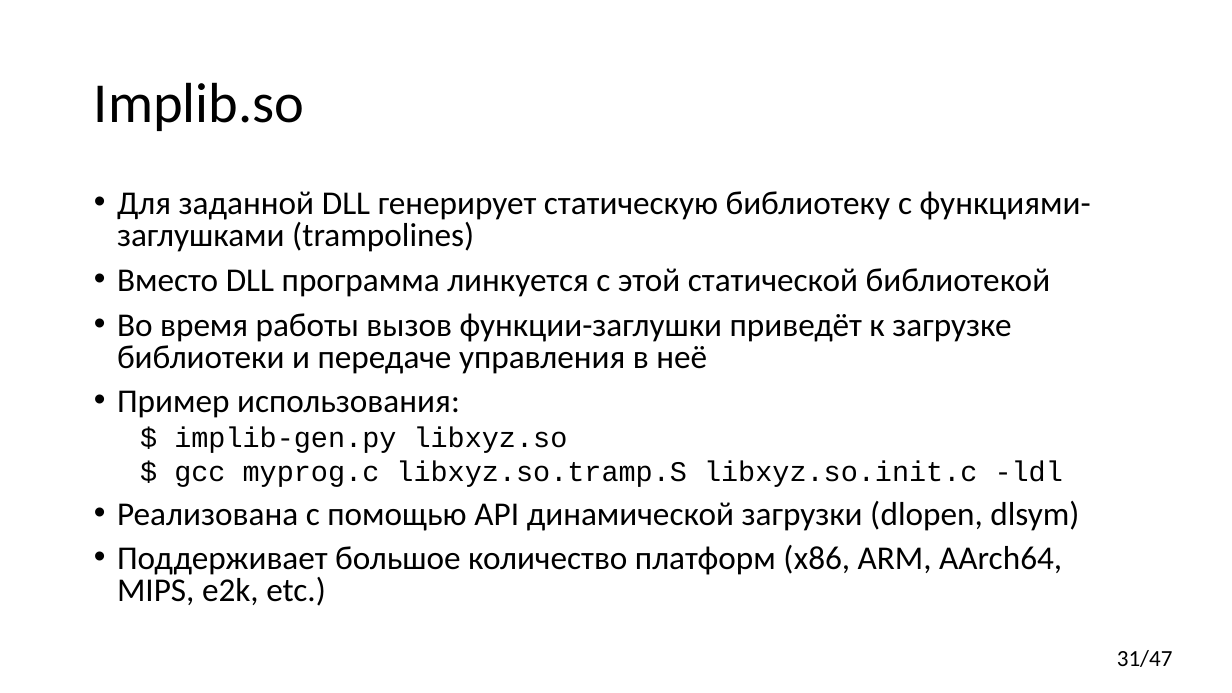
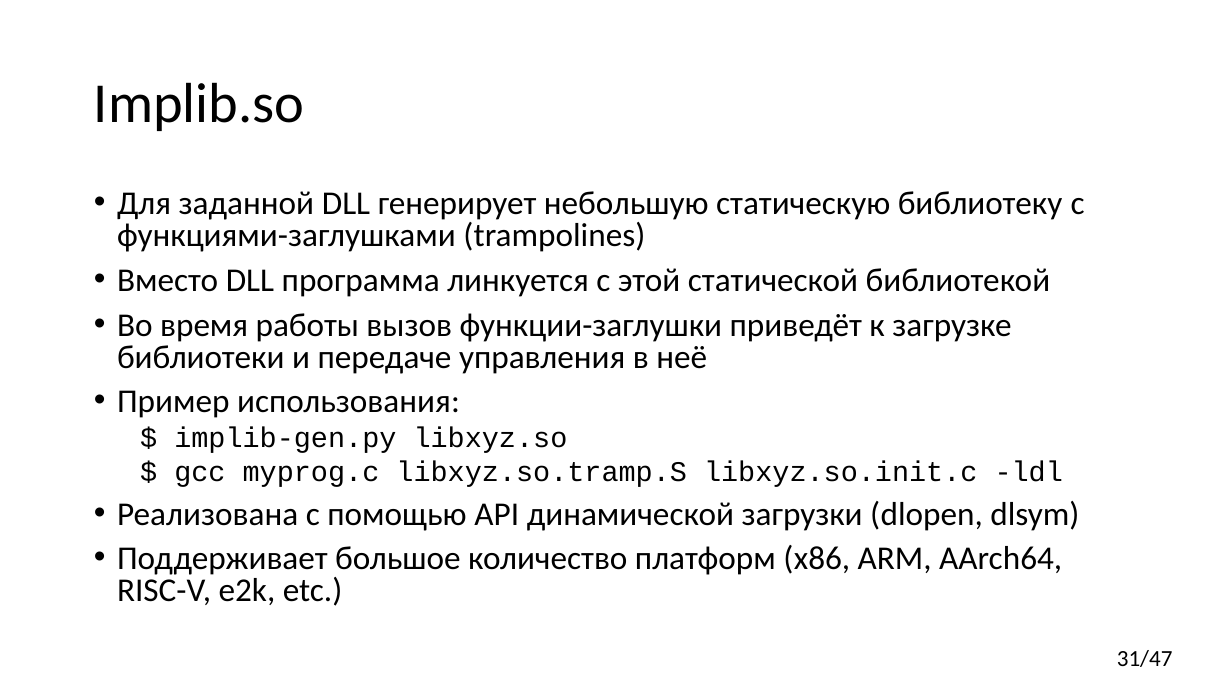
Before and after one commit to yugr/CppRussia, a slide deck: slide 31 of 2024/RU.pptx. Drawn at 1232x693 pixels with LibreOffice and Linux fonts; fonts in the diff are those of the drawing. Boxes give left, top, right and bottom in pixels: in the first picture for what was removed or moved away, otherwise in the second. Text is boxed around its words. In the diff, an @@ line names an element or a change of style, - is before the commit and + after.

```diff
--- a/2024/RU.pptx
+++ b/2024/RU.pptx
@@ text at box(117, 191, 1085, 252): text changed @@
-• Для заданной DLL генерирует статическую библиотеку c функциями-заглушками (trampolines)
+• Для заданной DLL генерирует небольшую статическую библиотеку c функциями-заглушками (trampolines)
@@ text at box(117, 545, 1062, 606): text changed @@
-• Поддерживает большое количество платформ (x86, ARM, AArch64, MIPS, e2k, etc.)
+• Поддерживает большое количество платформ (x86, ARM, AArch64, RISC-V, e2k, etc.)
```
Also in this commit, not shown: 9 other slides changed, 1 slide added.
